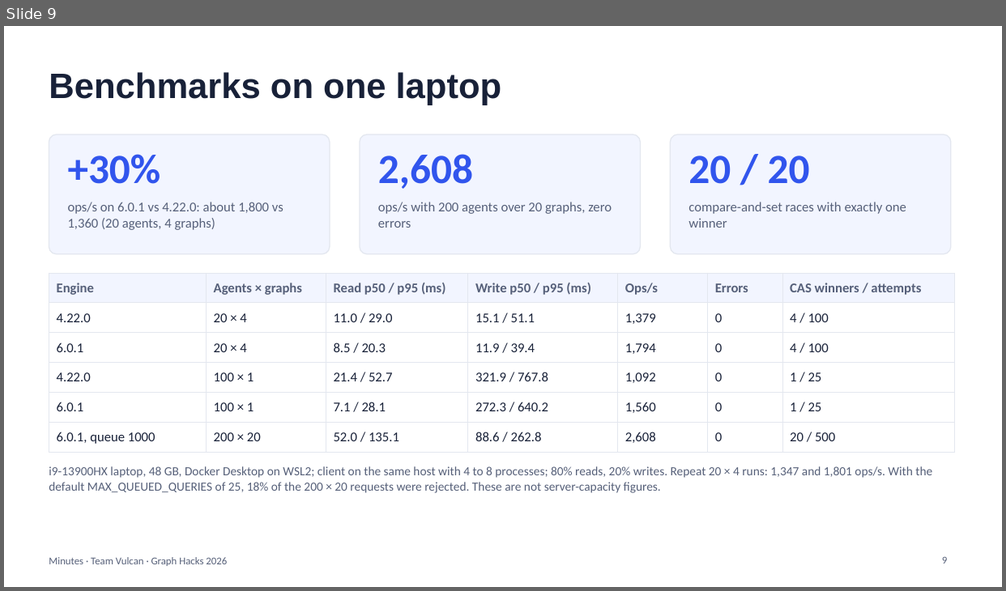
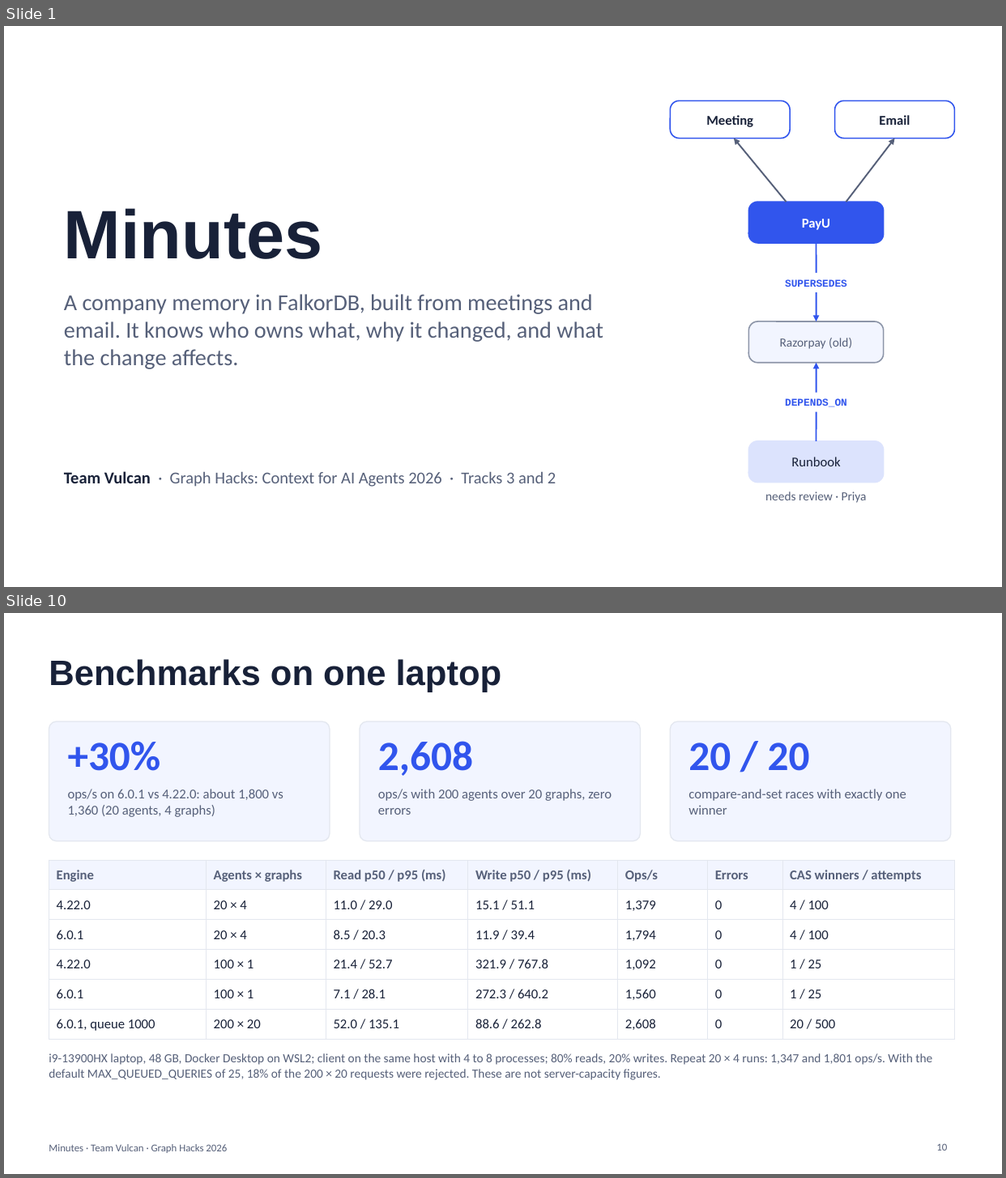
Before and after one commit to PDGamerSG/minutes-falkordb, a slide deck: docs/pitch/minutes-pitch.pptx. Shown one above the other, each under a label of ours: slide 9 before the commit, slides 1 and 10 after it; the slides between them are not shown. The pictures are 1006x591 and 1006x1178 pixels, drawn with LibreOffice and Linux fonts; fonts in the diff are those of the drawing. Boxes give left, top, right and bottom in pixels: in the first picture for what was removed or moved away, otherwise in the second. Text is boxed around its words. In the diff, an @@ line names an element or a change of style, - is before the commit and + after.

Commit message:
Pitch: re-aim script, deck and storyboard at Track 3 (Company Brain) with Track 2 support

```diff
--- a/docs/pitch/minutes-pitch.pptx
+++ b/docs/pitch/minutes-pitch.pptx
@@ slide 1 added at (4, 26, 1002, 587), background #FFFFFF @@
@@ rounded rectangle added at (671, 101, 790, 139), fill #FFFFFF, outline #3155ED 1.25 pt, 13 pt, text #182138, bold @@
+Meeting
@@ rounded rectangle added at (835, 101, 955, 139), fill #FFFFFF, outline #3155ED 1.25 pt, 13 pt, text #182138, bold @@
+Email
@@ arrow added from (786, 202) to (734, 139), #566079 1.5 pt @@
@@ arrow added from (846, 202) to (895, 139), #566079 1.5 pt @@
@@ title added at (64, 208, 323, 259), 66 pt, text #182138, bold @@
+Minutes
@@ rounded rectangle added at (749, 202, 884, 243), fill #3155ED, outline #3155ED 1.25 pt, 13 pt, text #FFFFFF, bold @@
+PayU
@@ arrow added from (816, 243) to (816, 322), #3155ED 1.5 pt @@
@@ text added at (785, 280, 847, 287), 10 pt, text #3155ED, bold @@
+SUPERSEDES
@@ text added at (64, 294, 603, 369), 22 pt, text #566079 @@
+A company memory in FalkorDB, built from meetings and email. It knows who owns what, why it changed, and what the change affects.
@@ rounded rectangle added at (749, 322, 884, 363), fill #F2F5FF, outline #8C95A8 1.25 pt, 12 pt, text #566079 @@
+Razorpay (old)
@@ arrow added from (816, 442) to (816, 363), #3155ED 1.5 pt @@
@@ text added at (785, 399, 847, 408), 10 pt, text #3155ED, bold @@
+DEPENDS_ON
@@ rounded rectangle added at (749, 442, 884, 483), fill #DCE3FD, outline #DCE3FD 1.25 pt, 13 pt, text #182138 @@
+Runbook
@@ text added at (64, 472, 556, 487), 16 pt, text #566079 @@
+Team Vulcan · Graph Hacks: Context for AI Agents 2026 · Tracks 3 and 2
@@ text added at (765, 492, 867, 503), 12 pt, text #566079 @@
+needs review · Priya
@@ what was slide 9 is now slide 10 @@
@@ page number at (936, 1144, 947, 1151): text changed @@
-9
+10
```
Also in this commit, not shown: 7 slides changed, 3 other slides added, 4 slides removed, 3 other files.
